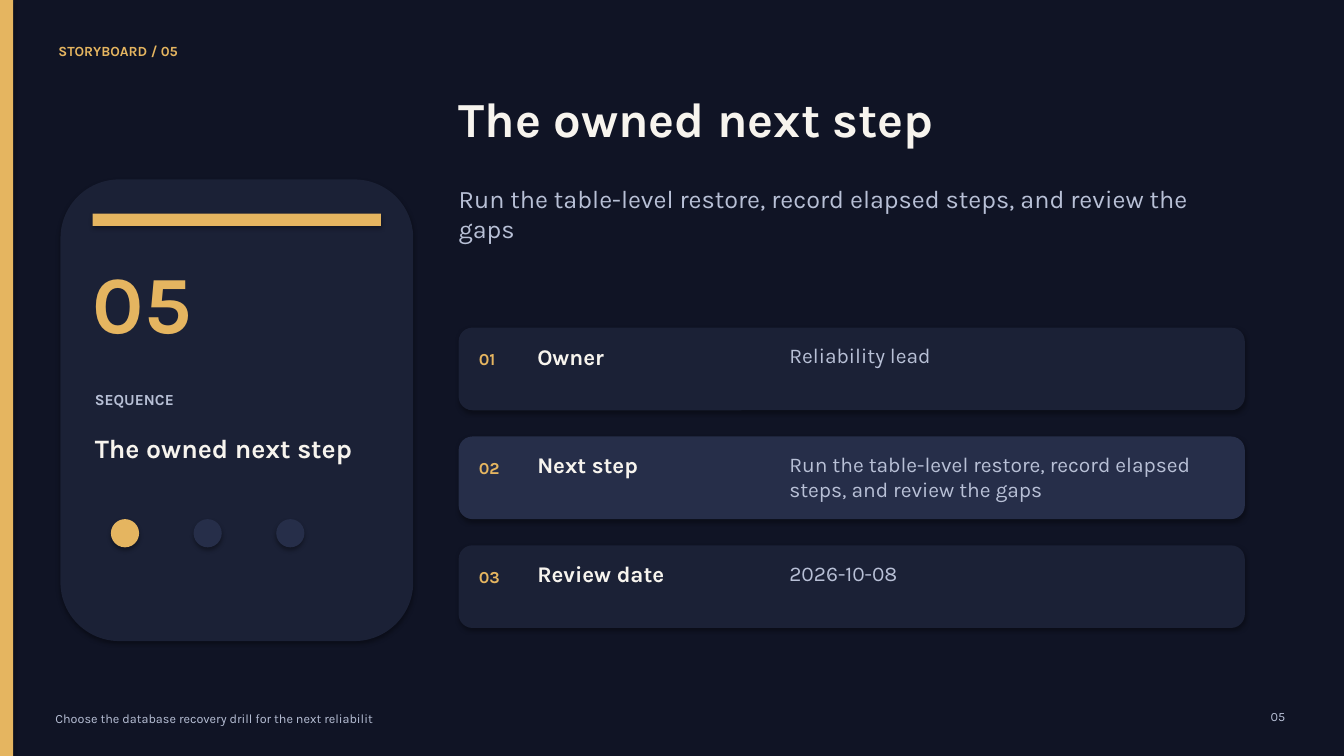
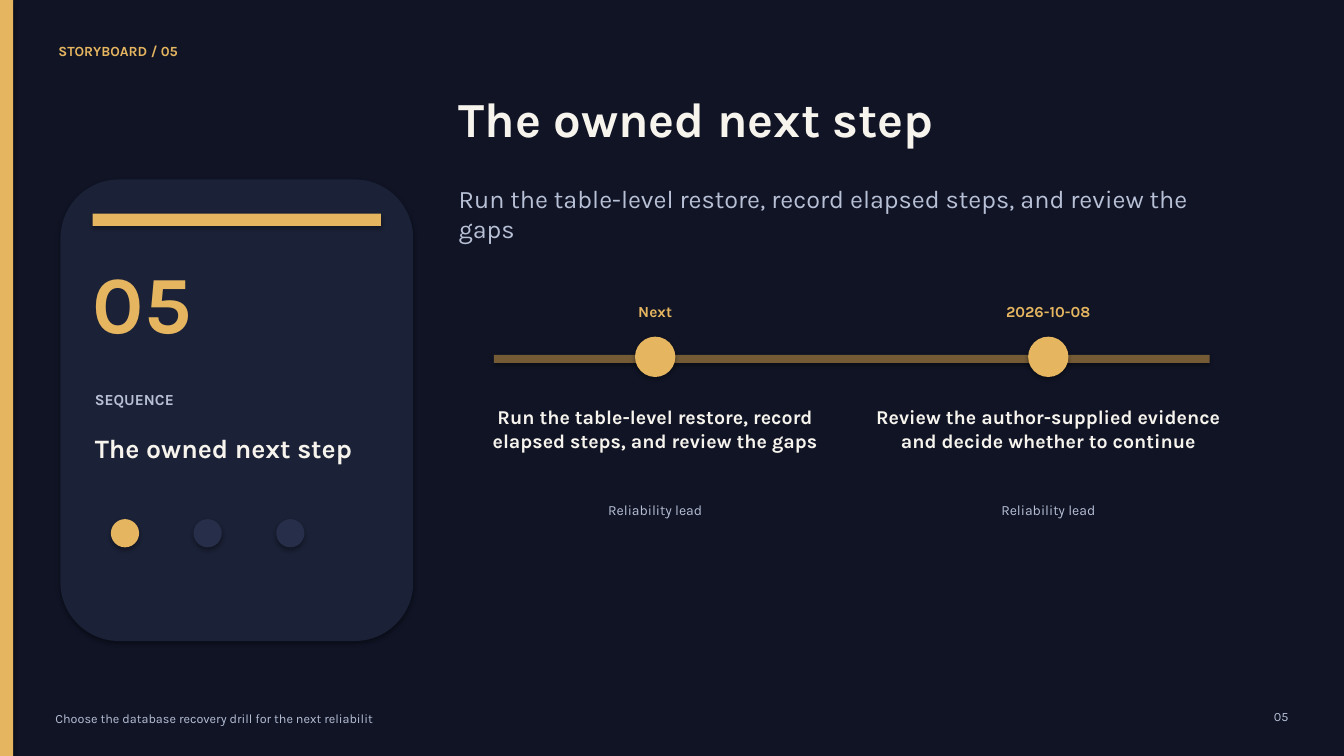
Before and after one commit to OthmaneBlial/Storyboard-Studio, a slide deck: slide 6 of gallery/recovery-drill/deck.pptx. Drawn at 1344x756 pixels with LibreOffice and Linux fonts; fonts in the diff are those of the drawing. Boxes give left, top, right and bottom in pixels: in the first picture for what was removed or moved away, otherwise in the second. Text is boxed around its words. In the diff, an @@ line names an element or a change of style, - is before the commit and + after.

Commit message:
fix: version receipt verification and restore historical integrity

```diff
--- a/gallery/recovery-drill/deck.pptx
+++ b/gallery/recovery-drill/deck.pptx
@@ text at [638, 307, 672, 317]: text changed; size 16 to 11 pt; text colour #F7F4EE to #E5B560 @@
-Next step
+Next
@@ text "2026-10-08": place and size @@
-text "2026-10-08" at [789, 567, 897, 581]
+text "2026-10-08" at [1006, 307, 1090, 317]
@@ text "2026-10-08" at [1006, 307, 1090, 317]: size 15 to 11 pt, text colour #B8C0D6 to #E5B560, bold on; alignment left to centre @@
@@ text removed at [479, 354, 496, 365] @@
-01
@@ rectangle: place and size @@
-rectangle at [459, 328, 1245, 410]
+rectangle at [494, 355, 1210, 363]
@@ rectangle at [494, 355, 1210, 363]: rounded rectangle to rectangle; fill #1B2136 to #745B36 @@
@@ text removed at [537, 350, 604, 366] @@
-Owner
@@ ellipse added at [635, 337, 676, 377], fill #E5B560 @@
@@ ellipse added at [1028, 337, 1069, 377], fill #E5B560 @@
@@ text "Run the table-level restore, record ...": place and size @@
-text "Run the table-level restore, record ..." at [789, 457, 1190, 502]
+text "Run the table-level restore, record ..." at [493, 410, 817, 453]
@@ text "Run the table-level restore, record ..." at [493, 410, 817, 453]: size 15 to 14 pt, text colour #B8C0D6 to #F7F4EE, bold on; alignment left to centre @@
@@ text added at [876, 410, 1220, 449], 14 pt, text #F7F4EE, bold @@
+Review the author-supplied evidence and decide whether to continue
@@ rounded rectangle removed at [459, 437, 1245, 519] @@
@@ text removed at [479, 463, 500, 474] @@
-02
@@ text added at [608, 505, 702, 519], 10 pt, text #B8C0D6 @@
+Reliability lead
@@ text "Reliability lead": place and size @@
-text "Reliability lead" at [789, 348, 931, 368]
+text "Reliability lead" at [1001, 505, 1095, 519]
@@ text "Reliability lead" at [1001, 505, 1095, 519]: size 15 to 10 pt; alignment left to centre @@
@@ rounded rectangle removed at [459, 545, 1245, 628] @@
@@ text removed at [537, 566, 664, 583] @@
-Review date
@@ text removed at [479, 572, 500, 583] @@
-03
```
Also in this commit, not shown: 4 other slides changed, 27 other files.
